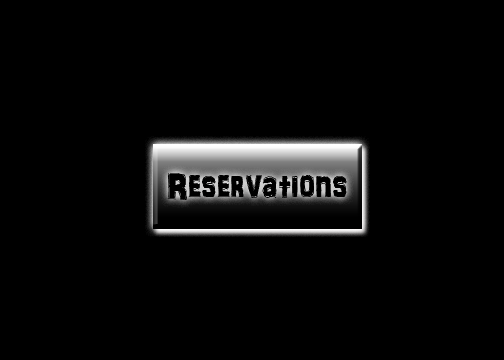
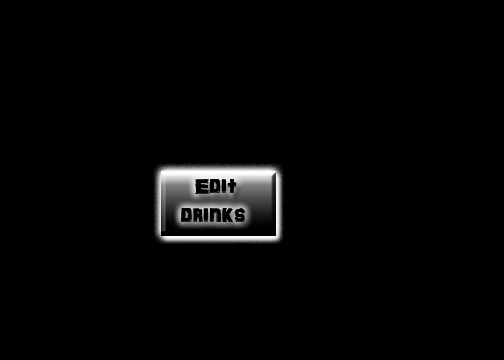
Layered file, before and after one edit (504x360). Changes by layer:
added layer "Edit drinks copy" above "Edit drinks" over (x1=181, y1=179, x2=245, y2=222)
added layer "Edit drinks" above "Shape 1 copy 6" over (x1=153, y1=163, x2=284, y2=244)
added layer "Shape 1 copy 6" above "Edit Desserts" over (x1=161, y1=171, x2=276, y2=236)
hid "Reservations" over (x1=145, y1=136, x2=370, y2=237)
